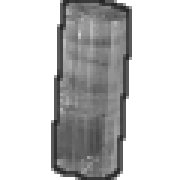
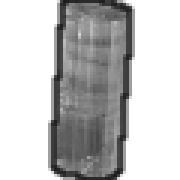
Layers edited between the first and the second 180 x 180 image:
painted on "outline" over [48, 0, 135, 180]
